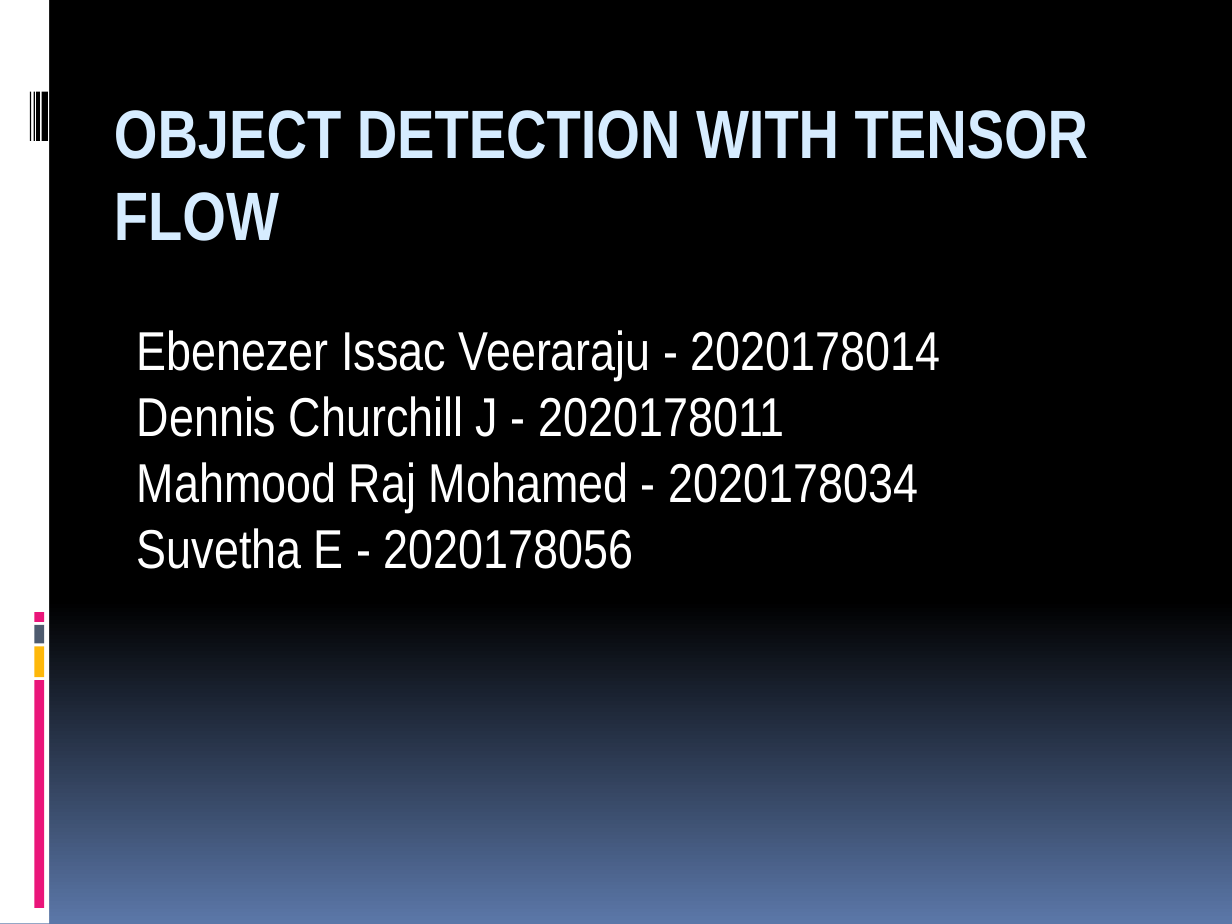
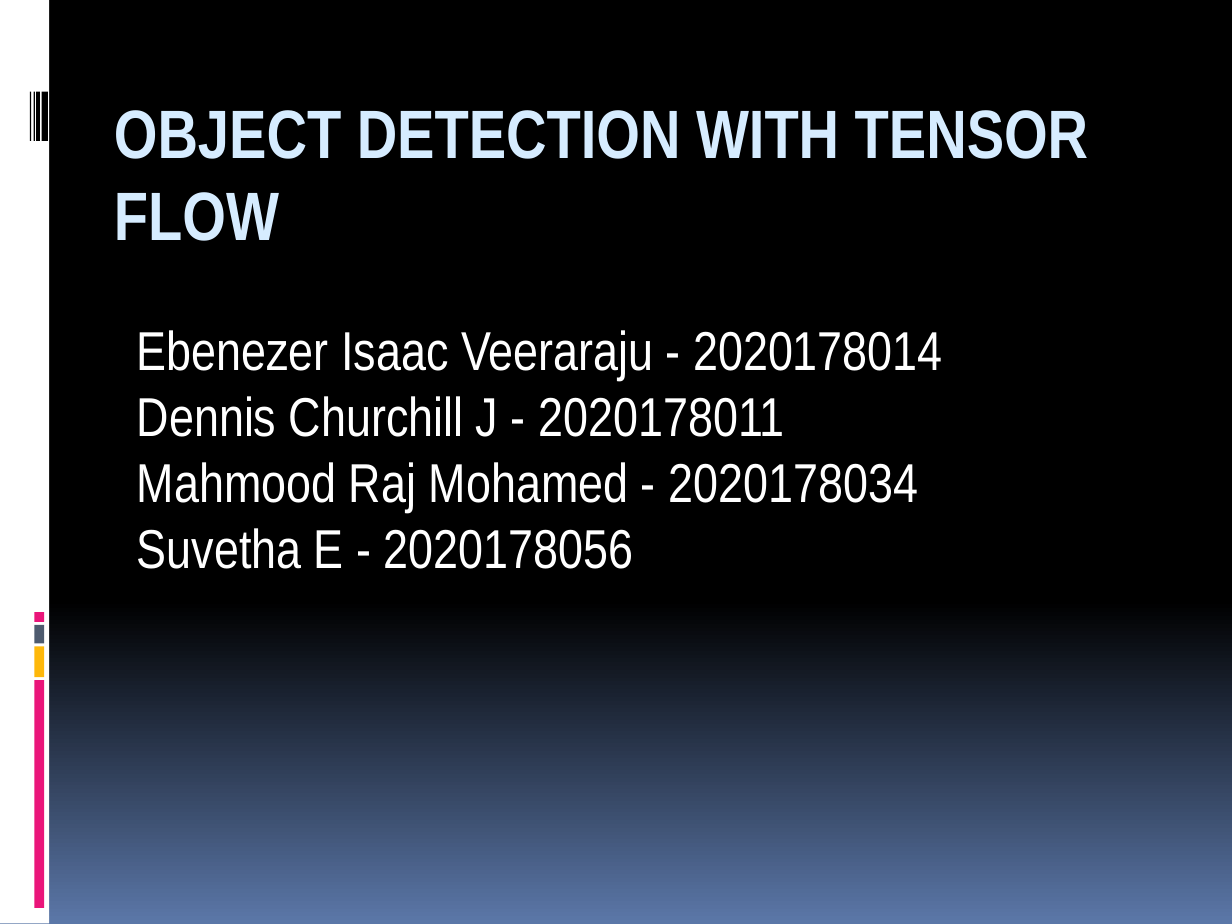
Before and after one commit to ebenezer-isaac/object-detection, a slide deck: slide 1 of Presentation.pptx. Drawn at 1232x924 pixels with LibreOffice and Linux fonts; fonts in the diff are those of the drawing. Boxes give left, top, right and bottom in pixels: in the first picture for what was removed or moved away, otherwise in the second. Text is boxed around its words. In the diff, an @@ line names an element or a change of style, - is before the commit and + after.

Commit message:
code and presentation ppt

```diff
--- a/Presentation.pptx
+++ b/Presentation.pptx
@@ subtitle at box(137, 330, 943, 381): text changed @@
-Ebenezer Issac Veeraraju - 2020178014
+Ebenezer Isaac Veeraraju - 2020178014
```
Also in this commit, not shown: 1 other slide changed, 1 slide added, 1 slide removed, 1 other file.
